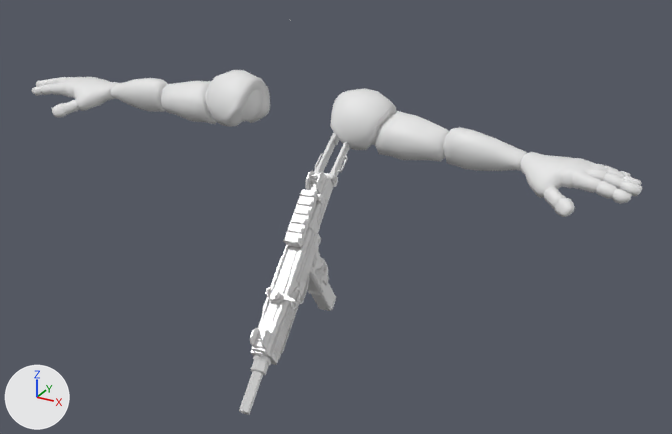
The Blender file NBender/SMG animazioni.blend: old version first, new version second.
Rendered twice from a 50 mm lens placed at (1.242, -2.034, 2.193), pointed at (0.234, -0.202, 1.277). Lighting does not change. The marker at lower left points along +X, +Y and +Z.

Names of what the first picture shows: 'HumanM_BodyMesh', 'SMG_M_Barrel', 'SMG_M_Bolt', 'SMG_M_CSx', 'SMG_M_Mag', 'SMG_M_Rail', 'SMG_M_Receiver', 'SMG_M_Stock'.
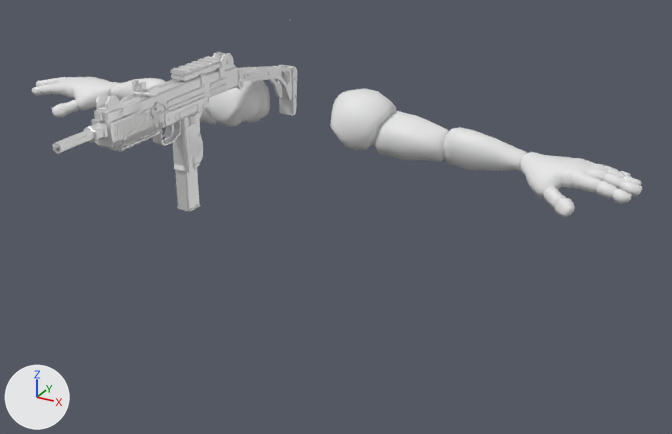
Commit message: progressi su scene e fire smg

The edits, one by one:
Object 'SMG_M_Receiver' (ob_smg_m_receiver) moves from (0.201, -0.316, 1.176) to (-0.095, -0.38, 1.529).
Object 'SMG_M_Receiver' (ob_smg_m_receiver) turns from (127, -0.8, 7.4) to (90, 0, 0) degrees about x, y and z.
Object 'SMG_M_Rail' (ob_smg_m_rail) moves from (0.197, -0.297, 1.304) to (-0.095, -0.287, 1.619).
Object 'SMG_M_Rail' (ob_smg_m_rail) turns from (127, -0.8, 7.4) to (90, 0, 0) degrees about x, y and z.
Object 'SMG_M_BarrelGuard_Rail' (ob_smg_m_barrelguard_rail) moves from (0.217, -0.428, 1.089) to (-0.095, -0.522, 1.528).
Object 'SMG_M_BarrelGuard_Rail' (ob_smg_m_barrelguard_rail) turns from (127, -0.8, 7.4) to (90, 0, 0) degrees about x, y and z.
Object 'SMG_M_Bolt' (ob_smg_m_bolt) moves from (0.219, -0.457, 1.168) to (-0.095, -0.498, 1.609).
Object 'SMG_M_Bolt' (ob_smg_m_bolt) turns from (127, -0.8, 7.4) to (90, 0, 0) degrees about x, y and z.
Object 'SMG_M_Mag' (ob_smg_m_mag) moves from (0.188, -0.206, 1.072) to (-0.095, -0.355, 1.379).
Object 'SMG_M_Mag' (ob_smg_m_mag) turns from (127, -0.8, 7.4) to (90, 0, 0) degrees about x, y and z.
Object 'SMG_M_Stock' (ob_smg_m_stock) moves from (0.178, -0.159, 1.356) to (-0.095, -0.144, 1.577).
Object 'SMG_M_Stock' (ob_smg_m_stock) turns from (127, -0.8, 7.4) to (90, 0, 0) degrees about x, y and z.
Object 'SMG_M_Barrel' (ob_smg_m_barrel) moves from (0.218, -0.444, 1.131) to (-0.095, -0.509, 1.571).
Object 'SMG_M_Barrel' (ob_smg_m_barrel) turns from (127, -0.8, 7.4) to (90, 0, 0) degrees about x, y and z.
Object 'SMG_M_Trigger' (ob_smg_m_trigger) moves from (0.204, -0.339, 1.161) to (-0.095, -0.407, 1.531).
Object 'SMG_M_CSx' (ob_smg_m_csx) moves from (0.201, -0.316, 1.176) to (-0.095, -0.38, 1.529).
Object 'SMG_M_CSx' (ob_smg_m_csx) turns from (127, -0.8, 7.4) to (90, 0, 0) degrees about x, y and z.

Pixel boxes (x1, y1, x2, y2) of what changed, in the pictures (672 x 434 px):
'SMG_M_Receiver', moved, turned
    before: (250, 170, 334, 365)
    after: (91, 52, 238, 171)
'SMG_M_Stock', moved, turned
    before: (314, 132, 349, 187)
    after: (236, 65, 297, 116)
'SMG_M_Rail', moved, turned
    before: (283, 189, 324, 247)
    after: (170, 56, 224, 85)
'SMG_M_Barrel', moved, turned
    before: (239, 355, 271, 414)
    after: (52, 121, 108, 154)
'SMG_M_Mag', moved, turned
    before: (311, 283, 336, 311)
    after: (175, 166, 200, 211)
'SMG_M_Bolt', moved, turned
    before: (265, 269, 296, 305)
    after: (132, 80, 164, 99)
'SMG_M_BarrelGuard_Rail', moved, turned
    before: (281, 301, 300, 354)
    after: (110, 129, 163, 152)
'SMG_M_CSx', moved, turned
    before: (290, 288, 301, 309)
    after: (150, 103, 167, 117)
'SMG_M_Trigger', moved (not visible before)
    after: (163, 124, 174, 138)
